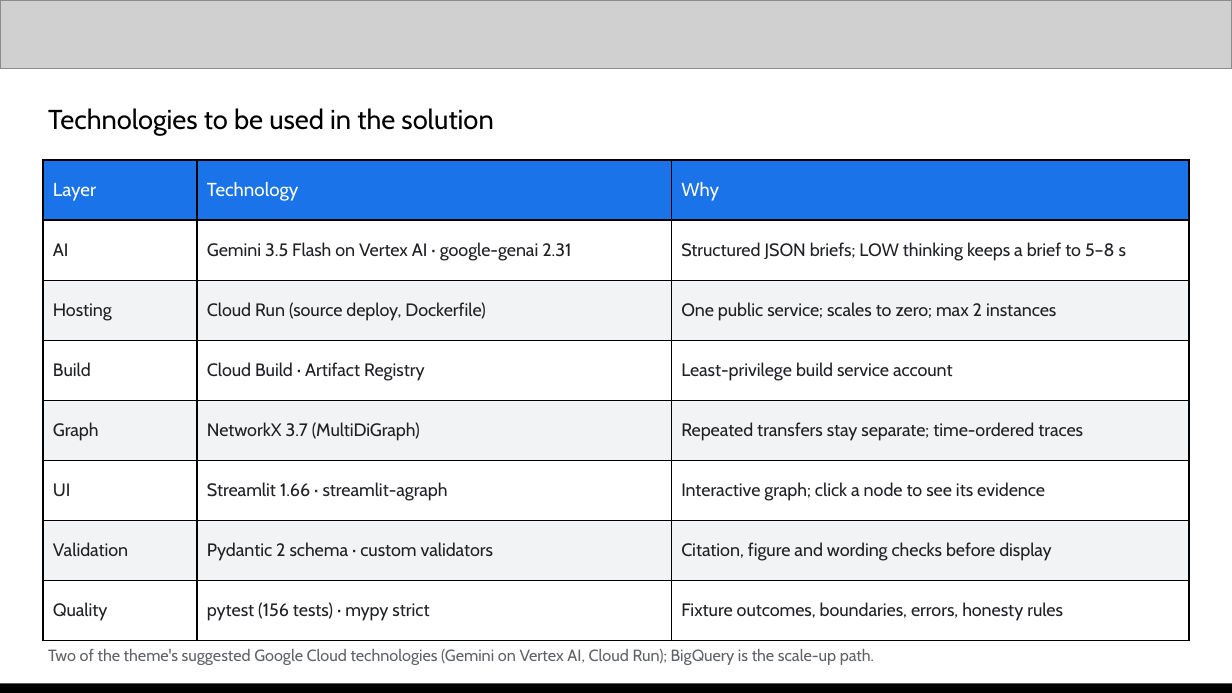
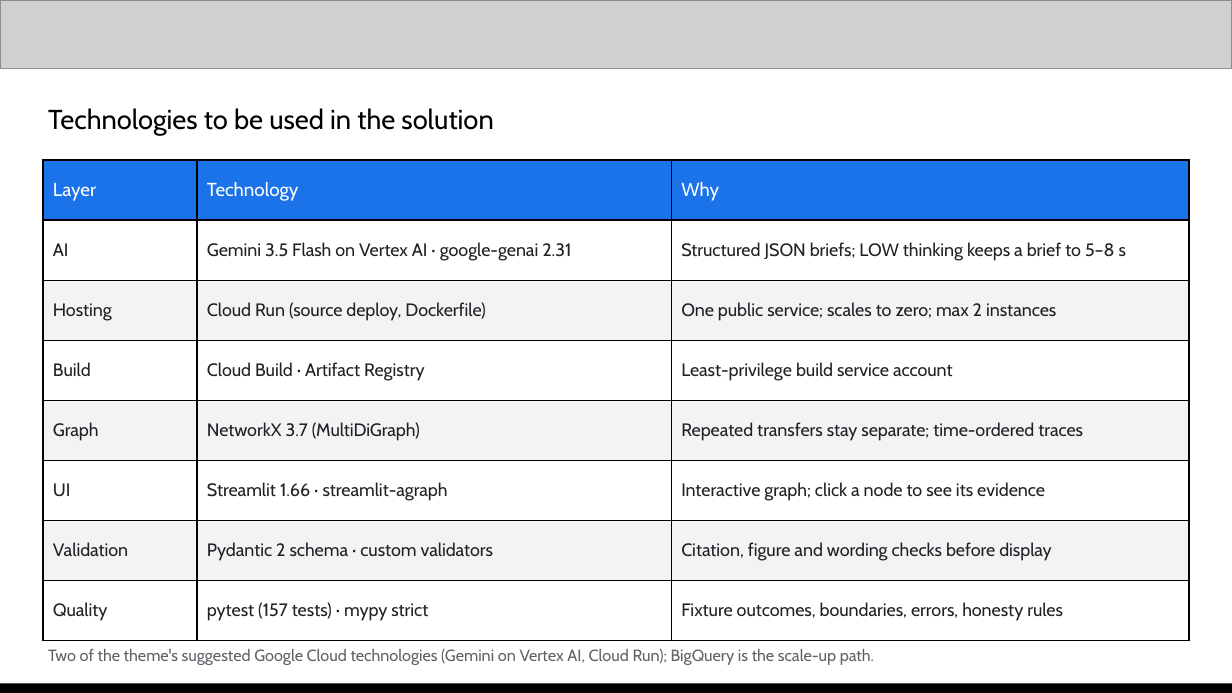
Before and after one commit to shieryl-ryle/traceguard, a slide deck: slide 8 of submission/TraceGuard-proposal.pptx. Drawn at 1232x693 pixels with LibreOffice and Linux fonts; fonts in the diff are those of the drawing; grey boxes stand for pictures. Boxes give left, top, right and bottom in pixels: in the first picture for what was removed or moved away, otherwise in the second. Text is boxed around its words. In the diff, an @@ line names an element or a change of style, - is before the commit and + after.

```diff
--- a/submission/TraceGuard-proposal.pptx
+++ b/submission/TraceGuard-proposal.pptx
@@ table at (43,160,1189,641) @@
-row 8, column 2: pytest (156 tests) · mypy strict
+row 8, column 2: pytest (157 tests) · mypy strict
```
Also in this commit, not shown: 1 other slide changed, 2 other files.
